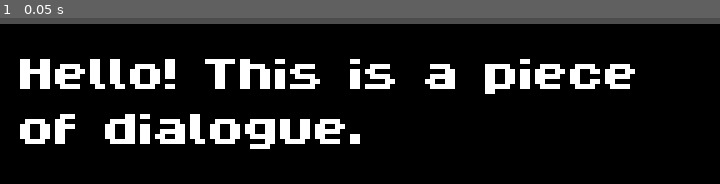
Above: before the commit, frame 1.
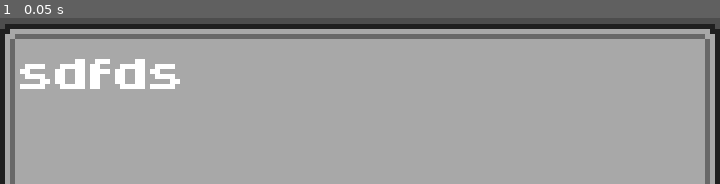
Above: after the commit, the same moment.

Repository: CookieJarCoding/dog-god
Game: Godot game, scene res://dialogue_system/dialogue_hud.tscn
Two runs of this game, one before a commit and one after it. Both use one fixed random seed, a clock stepped at 60 frames per second and the inputs below.
Inputs:
- Up to frame 1 (0.05 s): no input

The runs differ from the first frame. In frame 1, 95% of the frame differs, in the area x 0-100%, y 3-100%.

Commit message:
Scaleable textbox; beginnings of a DialogueManager

Diff:
--- a/dialogue_system/dialogue_hud.tscn
+++ b/dialogue_system/dialogue_hud.tscn
@@ -2,6 +2,7 @@
 
 [ext_resource type="FontFile" uid="uid://dyp15uxivo52b" path="res://fonts/16bfZX.ttf" id="1_8nvcn"]
 [ext_resource type="Script" uid="uid://d4doeipo4ptol" path="res://dialogue_system/scripts/dialogue_hud.gd" id="1_kx7sa"]
+[ext_resource type="Texture2D" uid="uid://cjm36j6jfjngd" path="res://dialogue_system/gfx/textbox.png" id="2_3hxhr"]
 [ext_resource type="AudioStream" uid="uid://b7sfujslol2gg" path="res://dialogue_system/sfx/blop.wav" id="3_nfsvw"]
 [ext_resource type="Script" uid="uid://cml1m6vqsx8hk" path="res://dialogue_system/scripts/pause_calculator.gd" id="4_o24c0"]
 
@@ -17,9 +18,13 @@
 grow_vertical = 0
 metadata/_edit_use_anchors_ = true
 
-[node name="_TOCHANGETO9PR" type="ColorRect" parent="MainContainer" unique_id=1931216845]
+[node name="TextboxGraphic" type="NinePatchRect" parent="MainContainer" unique_id=1508550164]
 layout_mode = 2
-color = Color(0, 0, 0, 1)
+texture = ExtResource("2_3hxhr")
+patch_margin_left = 3
+patch_margin_top = 3
+patch_margin_right = 3
+patch_margin_bottom = 3
 
 [node name="ContentContainer" type="MarginContainer" parent="MainContainer" unique_id=1180044505]
 layout_mode = 2
@@ -34,7 +39,7 @@
 theme_override_fonts/normal_font = ExtResource("1_8nvcn")
 theme_override_font_sizes/normal_font_size = 16
 bbcode_enabled = true
-text = "Hello! This is a piece of dialogue."
+text = "sdfds"
 scroll_active = false
 visible_characters_behavior = 1
 
--- /dev/null
+++ b/dialogue_system/dialogue_manager.tscn
@@ -0,0 +1,6 @@
+[gd_scene format=3 uid="uid://bb6086ts53cno"]
+
+[ext_resource type="Script" uid="uid://my4bojebv32g" path="res://dialogue_system/scripts/dialogue_manager.gd" id="1_2ts2j"]
+
+[node name="DialogueManager" type="Node" unique_id=838245424]
+script = ExtResource("1_2ts2j")
--- a/dialogue_system/scripts/dialogue_hud.gd
+++ b/dialogue_system/scripts/dialogue_hud.gd
@@ -23,9 +23,6 @@
 '''
 Main functions
 '''
-
-func _ready() -> void:
-	pass
 
 
 func _process(delta: float) -> void:
--- /dev/null
+++ b/dialogue_system/scripts/dialogue_manager.gd
@@ -0,0 +1,53 @@
+'''
+Tutorial from https://worldeater-dev.itch.io/bittersweet-birthday/devlog/224241/howto-a-simple-dialogue-system-in-godot. I deviated at times for our purposes.
+'''
+
+extends Node
+class_name DialogueManager
+
+const DIALOGUE_SCENE := preload("res://dialogue_system/dialogue_hud.tscn")
+
+# tween here
+
+signal message_requested
+signal message_completed
+signal finished
+
+var messages := []
+var active_dialogue_index := 0
+var is_active := false
+var current_dialogue_instance: Dialogue
+
+
+
+func _process(_delta: float) -> void:
+	pass
+
+
+# NOTE: Why the position parameter?
+func show_messages(message_list: Array, _position: Vector2) -> void:
+	if is_active:
+		return
+
+	messages = message_list
+	active_dialogue_index = 0
+
+	var dialogue: Dialogue = DIALOGUE_SCENE.instance()
+	dialogue.connect("message_completed", on_message_completed)
+
+	# NOTE: Why as child of the root in the tutorial? I opted to add it as sibling instead.
+	add_sibling(dialogue)
+
+	current_dialogue_instance = dialogue
+
+	show_current()
+
+
+func show_current() -> void:
+	emit_signal("message_requested")
+	var message: String = messages[active_dialogue_index]
+	current_dialogue_instance.update_message(message)
+
+
+func on_message_completed() -> void:
+	pass
Binary file added: dialogue_system/gfx/textbox.png
Not shown, added: dialogue_system/gfx/textbox.png.import
Not shown, added: dialogue_system/scripts/dialogue_manager.gd.uid
